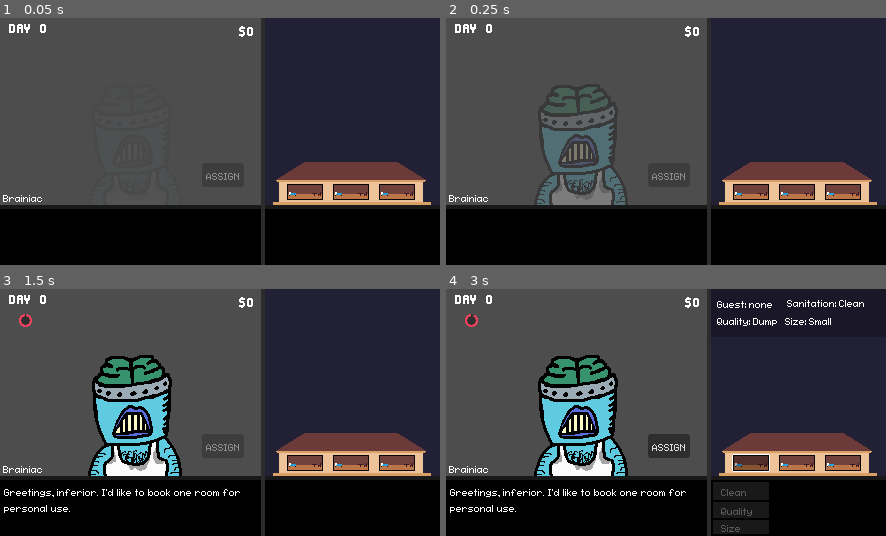
Above: before the commit, frames 1-4 (two rows, left to right).
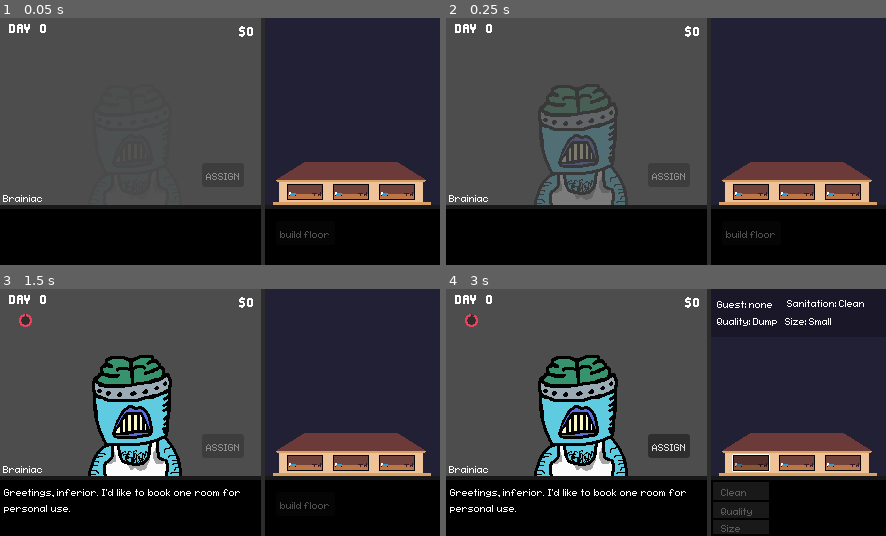
Above: after the commit, the same moments.

Repository: fawfle/brackeys-2026.1
Game: Godot game, scene res://scenes/game_scene.tscn
The game is run twice, just before and just after one commit, with the same random seed, the same clock (stepped at 60 frames per second) and the same inputs.
Inputs (mouse positions are in pixels of both pictures, inside the frame that each line leads up to):
- Up to frame 1 (0.05 s): no input
- Up to frame 2 (0.25 s): no input
- Up to frame 3 (1.5 s): click (303, 503) at 0.5 s, where only the run after the commit has a clickable "build floor"; click (132, 506) at 1.25 s
- Up to frame 4 (3 s): click (798, 382) at 2 s; click (749, 461) at 2.77 s

The runs differ from the first frame. In frame 1, 0.1% of the frame differs, in the area x 63-75%, y 86-90%; in frame 2, 0.1%; in frame 3, 0.1%; in frame 4, nothing differs.

Commit message:
basic upgrade system and money

Diff:
--- a/scenes/game manager.gd
+++ b/scenes/game manager.gd
@@ -238,6 +238,13 @@
 
 	leave_guest()
 
+
+func purchase_upgrade(cost: int) -> bool:
+	if money < cost: return false
+	money -= cost
+	return true
+
+
 func play_guest_enter_animation(guest_node: Node2D):
 	playing_animation = true
 	var duration: float = 0.9
--- a/scenes/hotel/guest_indicator.gd
+++ b/scenes/hotel/guest_indicator.gd
@@ -13,7 +13,6 @@
 		position = get_random_position()
 
 		await get_tree().create_timer(1.5).timeout
-		print('wal')
 		walk_in_random_direction()
 
 func walk_in_random_direction():
--- a/scenes/hotel_window.tscn
+++ b/scenes/hotel_window.tscn
@@ -4,6 +4,7 @@
 [ext_resource type="Texture2D" uid="uid://dajdo2sedm1xu" path="res://sprites/ui/space-background.png" id="2_5tjn0"]
 [ext_resource type="FontFile" uid="uid://bnw2vf51g52tq" path="res://fonts/fs-pixel-sans-unicode-regular.ttf" id="3_43vyb"]
 [ext_resource type="PackedScene" uid="uid://cv2oiqhjqdy6a" path="res://scenes/ui/room_info_menu.tscn" id="4_16lx5"]
+[ext_resource type="Theme" uid="uid://bqm4ull505em5" path="res://themes/theme.tres" id="4_46gxr"]
 [ext_resource type="PackedScene" uid="uid://77p6p1b14sjc" path="res://scenes/hotel/hotel.tscn" id="5_0w18b"]
 [ext_resource type="PackedScene" uid="uid://b4ulvxwq52jbn" path="res://scenes/ui/block_manage.tscn" id="6_5tjn0"]
 
@@ -60,7 +61,31 @@
 grow_horizontal = 2
 color = Color(0.1, 0.1, 0.1, 1)
 
+[node name="HotelUpgradeMenu" type="Control" parent="." unique_id=451252464]
+layout_mode = 1
+anchors_preset = 7
+anchor_left = 0.5
+anchor_top = 1.0
+anchor_right = 0.5
+anchor_bottom = 1.0
+offset_left = -87.5
+offset_top = -56.0
+offset_right = 87.5
+grow_horizontal = 2
+grow_vertical = 0
+mouse_filter = 2
+
+[node name="RoomUpgradeButton" type="Button" parent="HotelUpgradeMenu" unique_id=284673617]
+layout_mode = 0
+offset_left = 11.0
+offset_top = 12.0
+offset_right = 70.0
+offset_bottom = 36.0
+theme = ExtResource("4_46gxr")
+text = "build floor"
+
 [node name="RoomUpgradeMenu" type="Control" parent="." unique_id=774352026]
+visible = false
 layout_mode = 1
 anchors_preset = 7
 anchor_left = 0.5
@@ -188,6 +213,7 @@
 layout_mode = 1
 
 [node name="BlockManageWindow" parent="." unique_id=1043540934 instance=ExtResource("6_5tjn0")]
+visible = false
 layout_mode = 1
 anchors_preset = 12
 anchor_top = 1.0
@@ -199,6 +225,7 @@
 grow_horizontal = 2
 grow_vertical = 0
 
+[connection signal="pressed" from="HotelUpgradeMenu/RoomUpgradeButton" to="." method="_on_room_upgrade_button_pressed"]
 [connection signal="pressed" from="RoomUpgradeMenu/Clean" to="." method="_on_clean_pressed"]
 [connection signal="pressed" from="RoomUpgradeMenu/Quality" to="." method="_on_quality_pressed"]
 [connection signal="pressed" from="RoomUpgradeMenu/Size" to="." method="_on_size_pressed"]
--- a/scripts/guest_list.gd
+++ b/scripts/guest_list.gd
@@ -63,7 +63,7 @@
 	"Brainiac": {
 		SCENE: preload("res://scenes/characters/brainiac.tscn"),
 		DEFAULT_TRAITS: [TraitList.Trait.CLASSY],
-		GREETING: ["Greetings, inferior. I'd like to book one room for personal use.", "Do not ask me what the room is for and we will have zero issues."],
+		GREETING: ["Greetings, inferior. I'd like to book one room for personal use.", "I don't want any of that room service crap. Don't mess with me and we won't have issues."],
 		GOODBYE: "Au revoir, hotel person.",
 		HAPPY_GOODBYE: "I am pleasantly surprised, confrère. Perhaps we're not so different, you and I.",
 		ANGRY_GOODBYE: "Hideous, as I expected. Adieu, brainlet.",
--- a/scripts/hotel.gd
+++ b/scripts/hotel.gd
@@ -5,11 +5,27 @@
 ## "button" that deselects selected room. For "clicking off"
 @onready var room_deselect: TextureButton = $RoomDeselect
 
+@onready var hotel_upgrade_menu: Control = $HotelUpgradeMenu
 @onready var room_upgrade_menu: Control = $RoomUpgradeMenu
 @onready var room_info_menu: RoomInfoMenu = $RoomInfoMenu
 
 var upgrades: Dictionary = {
 
+}
+
+## Sanitation upgrade costs. Dictionary goes from current level to next upgrade cost b/c of implementation easiness
+const SANITATION_UPGRADE_COSTS: Dictionary[Room.Sanitation, int] = {
+	Room.Sanitation.DIRTY: 5,
+	Room.Sanitation.MESSY: 10,
+}
+## Quality upgrade costs. Takes current room prop
+const QUALITY_UPGRADE_COSTS: Dictionary[Room.Quality, int] = {
+	Room.Quality.DUMP: 20,
+	Room.Quality.NORMAL: 100,
+}
+const ROOM_SIZE_UPGRADE_COSTS: Dictionary[Room.RoomSize, int] = {
+	Room.RoomSize.SMALL: 25,
+	Room.RoomSize.MEDIUM: 100,
 }
 
 var selected_room: Room = null:
@@ -43,6 +59,7 @@
 func _on_select_room(room: Room):
 	selected_room = room
 	room_upgrade_menu.visible = room != null
+	hotel_upgrade_menu.visible = room == null
 
 func _on_hover_room(room: Room):
 	hovered_room = room
@@ -61,17 +78,19 @@
 	room_info_menu.visible = true
 	room_info_menu.update_viewed_room(room)
 
-
 func _on_clean_pressed() -> void:
-	if selected_room == null: return
-	selected_room.upgrade_sanitation()
+	if selected_room == null or selected_room.sanitation == Room.Sanitation.CLEAN: return
+	if GameManager.inst.purchase_upgrade(SANITATION_UPGRADE_COSTS[selected_room.sanitation]): selected_room.upgrade_sanitation()
 
 
 func _on_quality_pressed() -> void:
-	if selected_room == null: return
-	selected_room.upgrade_quality()
+	if selected_room == null or selected_room.quality == Room.Quality.CLASSY: return
+	if GameManager.inst.purchase_upgrade(QUALITY_UPGRADE_COSTS[selected_room.quality]): selected_room.upgrade_quality()
 
 
 func _on_size_pressed() -> void:
-	if selected_room == null: return
-	selected_room.upgrade_room_size()
+	if selected_room == null or selected_room.room_size == Room.RoomSize.LARGE: return
+	if GameManager.inst.purchase_upgrade(QUALITY_UPGRADE_COSTS[selected_room.quality]): selected_room.upgrade_room_size()
+
+func _on_room_upgrade_button_pressed() -> void:
+	pass
